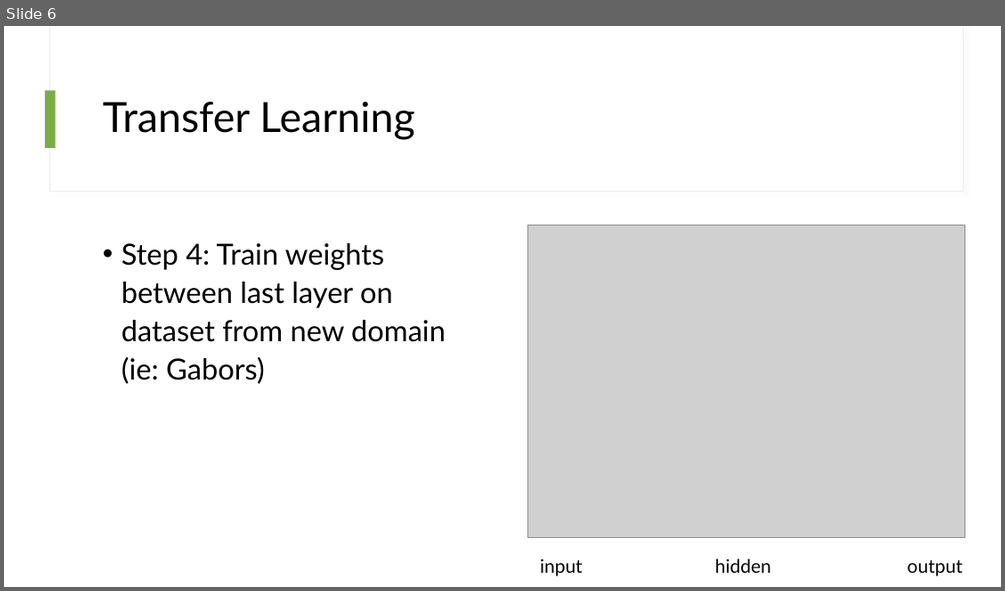
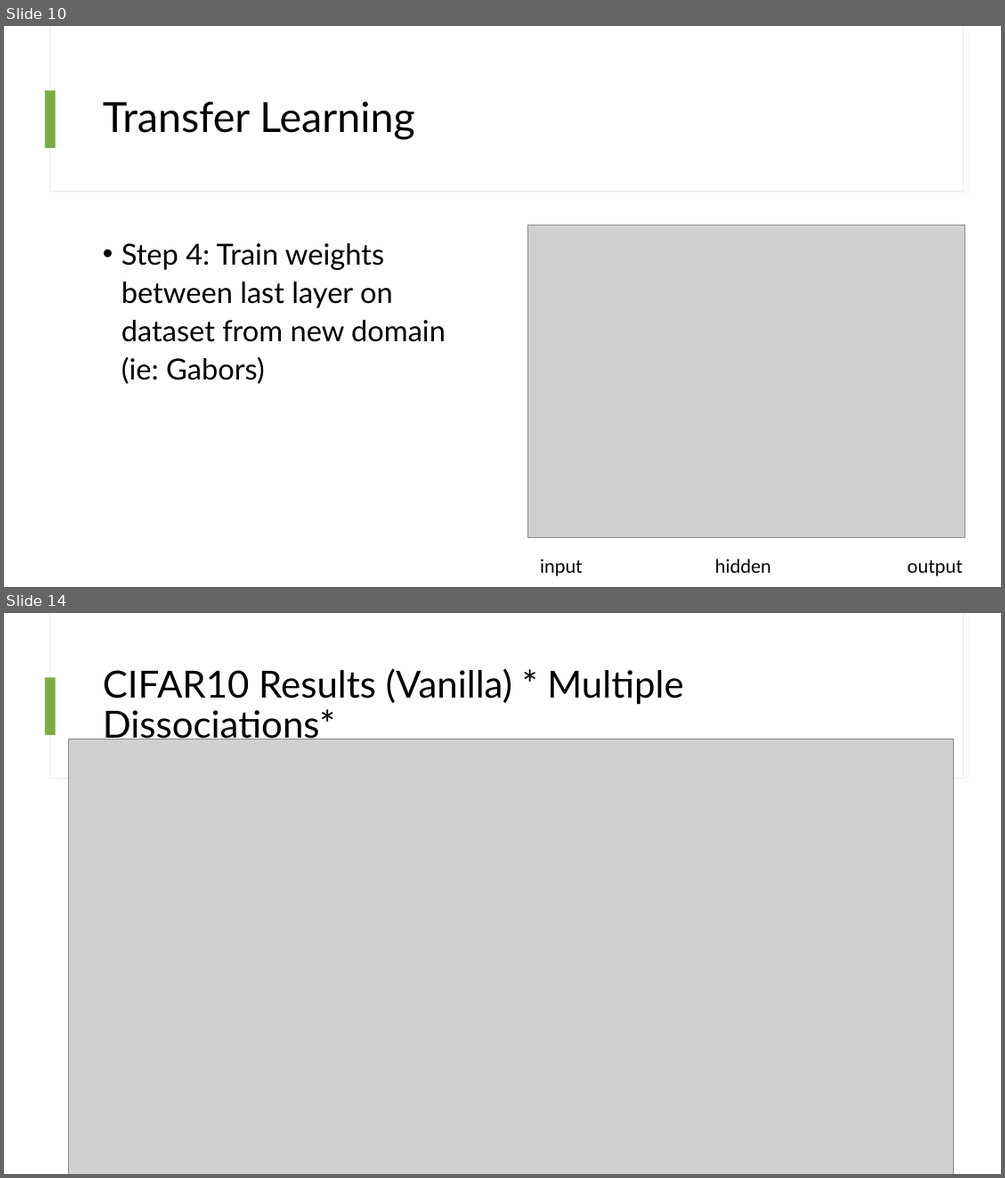
Before and after one commit to thor4/neuralnets, a slide deck: projects/1-CNN/presentations/Confidence Bias in Humans & Neural Networks.pptx. Shown one above the other, each under a label of ours: slide 6 before the commit, slides 10 and 14 after it; the slides between them are not shown. The pictures are 1005x591 and 1005x1178 pixels, drawn with LibreOffice and Linux fonts; fonts in the diff are those of the drawing; grey boxes stand for pictures. Boxes give left, top, right and bottom in pixels: in the first picture for what was removed or moved away, otherwise in the second. Text is boxed around its words. In the diff, an @@ line names an element or a change of style, - is before the commit and + after.

```diff
--- a/projects/1-CNN/presentations/Confidence Bias in Humans & Neural Networks.pptx
+++ b/projects/1-CNN/presentations/Confidence Bias in Humans & Neural Networks.pptx
@@ slide 14 added at box(4, 613, 1001, 1174), background #FFFFFF; not listed: 3 template elements that a slide beside it also shows @@
@@ title added at box(103, 668, 683, 745), 36 pt, text #000000 @@
+CIFAR10 Results (Vanilla) * Multiple Dissociations*
@@ picture added at box(69, 739, 954, 1174) @@
@@ what was slide 6 is now slide 10 @@
```
Also in this commit, not shown: 3 slides changed, 10 other slides added.
